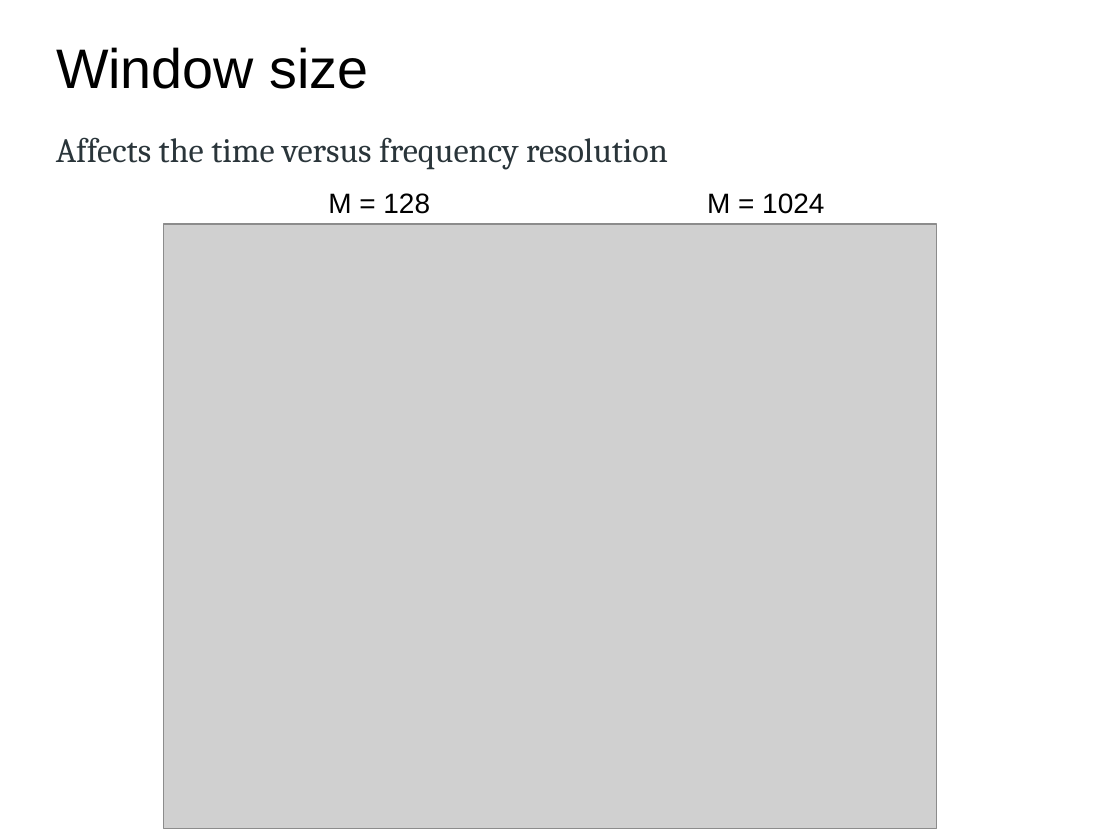
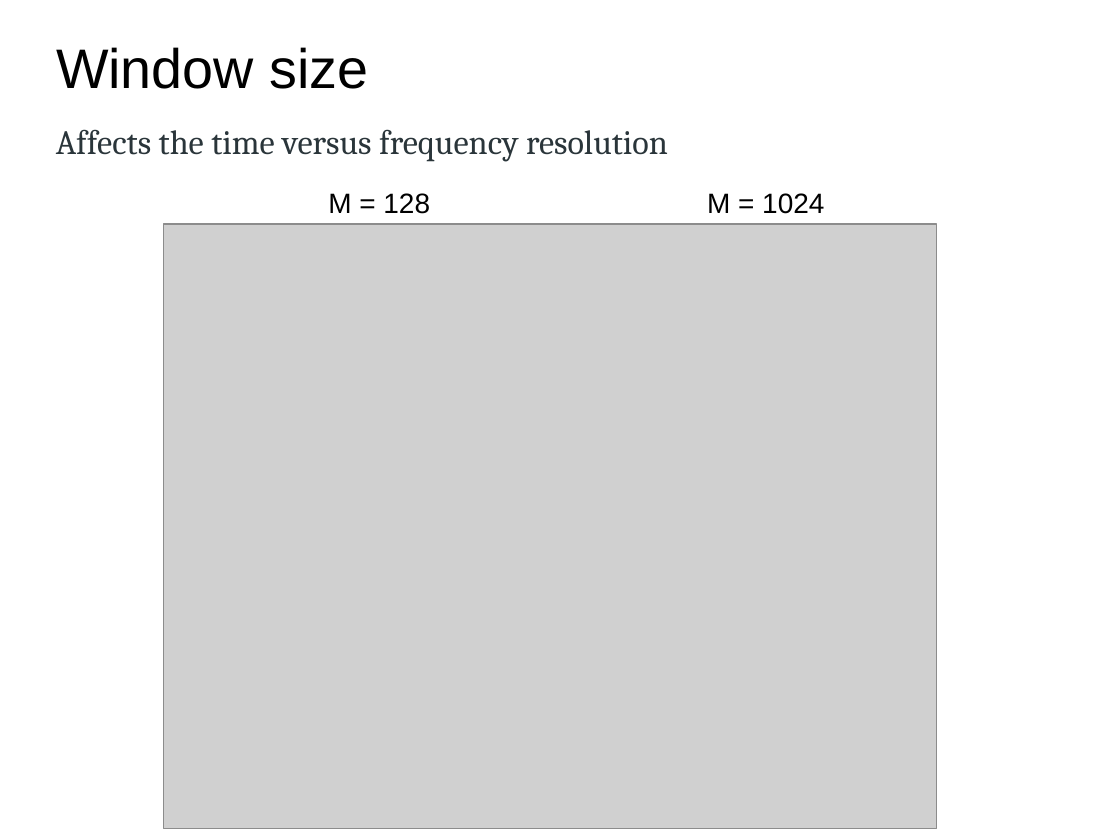
Before and after one commit to MTG/sms-tools, a slide deck: slide 16 of teaching-material/lectures/lect4-STFT/4-STFT.odp. Drawn at 1120x840 pixels with LibreOffice and Linux fonts; fonts in the diff are those of the drawing; grey boxes stand for pictures. Boxes give left, top, right and bottom in pixels: in the first picture for what was removed or moved away, otherwise in the second. Text is boxed around its words. In the diff, an @@ line names an element or a change of style, - is before the commit and + after.

```diff
--- a/teaching-material/lectures/lect4-STFT/4-STFT.odp
+++ b/teaching-material/lectures/lect4-STFT/4-STFT.odp
@@ text "Affects the time versus frequency ..." moved from (x1=56, y1=137, x2=668, y2=170) to (x1=56, y1=129, x2=668, y2=161) @@
```
Also in this commit, not shown: 12 other slides changed, 1 slide added, 15 other files.
